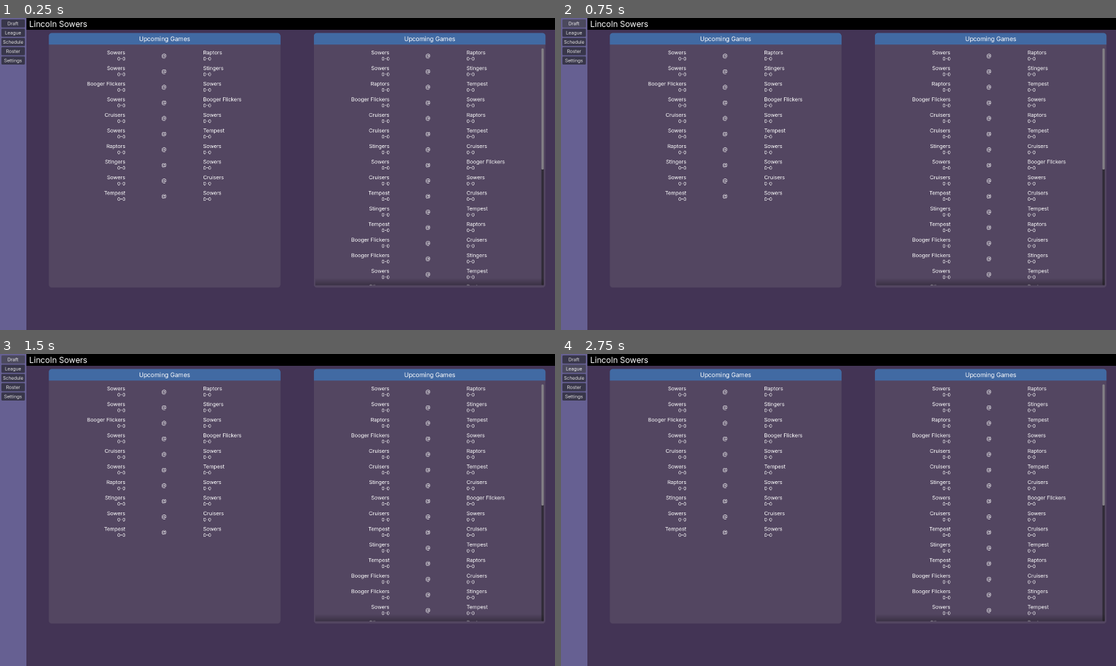
Above: before the commit, frames 1-4 (two rows, left to right).
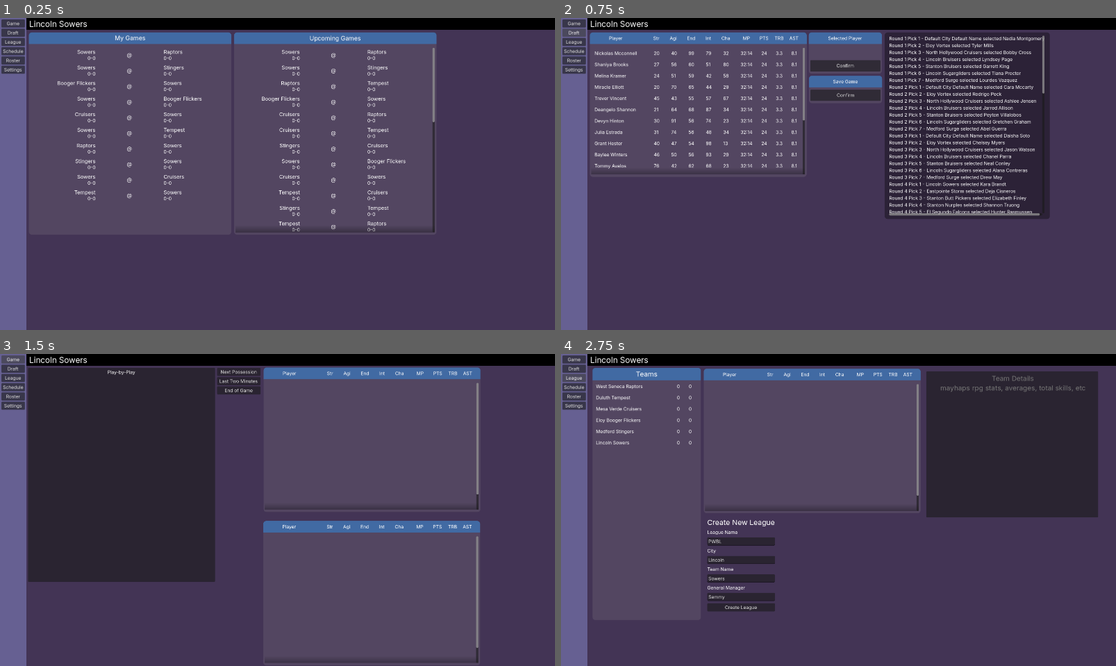
Above: after the commit, the same moments.

Repository: shookstra/BasketballManager
Game: Godot game, scene res://scenes/Main.tscn
Two runs of this game, one before a commit and one after it. Both use one fixed random seed, a clock stepped at 60 frames per second and the inputs below.
Inputs (mouse positions are in pixels of both pictures, inside the frame that each line leads up to):
- Up to frame 1 (0.25 s): no input
- Up to frame 2 (0.75 s): click "Draft" at 0.5 s
- Up to frame 3 (1.5 s): click (11, 360) at 1.25 s, where only the run after the commit has a clickable "Game"
- Up to frame 4 (2.75 s): click "League" at 2 s

The runs differ from the first frame. In frame 1, 6.4% of the frame differs, in the area x 0-99%, y 1-86%; in frame 2, 22%; in frame 3, 29%, in the area x 0-99%, y 1-99%; in frame 4, 20%.
Error before the commit: Invalid assignment of property or key 'visible' with value of type 'bool' on a base object of type 'null instance'. (res://scripts/main.gd:94)

Commit message:
Play games in your schedule
Initial implementation

Diff:
--- a/resources/game.gd
+++ b/resources/game.gd
@@ -20,14 +20,16 @@
 
 func start_possession():
 	shot_clock = 25
+	if possession_team == null:
+		possession_team = team_1 if 0 == randi_range(0,1) else team_2
+	if possession_player == null:
+		possession_player = possession_team.get_ball_handler()
+		emit_print_to_gui("### Player: " + possession_player.get_full_name())
 	emit_print_to_gui(str("Offensive Team: " + possession_team.name))
 	if time_remaining_in_seconds > 0:
 		possession_step()
 
 func possession_step():
-	if possession_player == null:
-		possession_player = possession_team.get_ball_handler()
-		emit_print_to_gui("### Player: " + possession_player.get_full_name())
 	var context = {
 		"shot_clock": shot_clock,
 		"defender_distance": randf_range(0.5, 4.0),
@@ -53,7 +55,8 @@
 			emit_print_to_gui("%s passes the ball to %s." % [possession_player.get_full_name(), target.get_full_name()])
 			handle_pass(target)
 			advance_clock(2)
-			emit_print_to_gui("### Player: %s" % possession_player.get_full_name())
+			if possession_player:
+				emit_print_to_gui("### Player: %s" % possession_player.get_full_name())
 		"reset":
 			shot_clock -= 4
 			advance_clock(2.0)
--- a/scenes/ExhibitionGame.tscn
+++ b/scenes/ExhibitionGame.tscn
@@ -21,6 +21,7 @@
 layout_mode = 1
 
 [node name="Background" type="Panel" parent="." unique_id=92282094]
+visible = false
 layout_mode = 1
 anchors_preset = 15
 anchor_right = 1.0
--- a/scenes/GameCard.tscn
+++ b/scenes/GameCard.tscn
@@ -1,6 +1,8 @@
 [gd_scene format=3 uid="uid://bgvrhxq7o5sc5"]
 
 [ext_resource type="Script" uid="uid://8g2fi0mwsyve" path="res://scripts/game_card.gd" id="1_e24nm"]
+
+[sub_resource type="StyleBoxEmpty" id="StyleBoxEmpty_e24nm"]
 
 [node name="GameCard" type="Control" unique_id=851437385]
 custom_minimum_size = Vector2(100, 50)
@@ -13,6 +15,7 @@
 grow_horizontal = 2
 grow_vertical = 2
 script = ExtResource("1_e24nm")
+metadata/_edit_lock_ = true
 
 [node name="HBoxContainer" type="HBoxContainer" parent="." unique_id=996770619]
 layout_mode = 1
@@ -72,3 +75,16 @@
 [node name="Team2RecordLabel" type="Label" parent="HBoxContainer/Team2Container" unique_id=361092292]
 layout_mode = 2
 text = "10-10"
+
+[node name="OpenGameButton" type="Button" parent="." unique_id=1396980764]
+layout_mode = 1
+anchors_preset = 15
+anchor_right = 1.0
+anchor_bottom = 1.0
+grow_horizontal = 2
+grow_vertical = 2
+mouse_default_cursor_shape = 2
+theme_override_styles/normal = SubResource("StyleBoxEmpty_e24nm")
+metadata/_edit_lock_ = true
+
+[connection signal="pressed" from="OpenGameButton" to="." method="_on_open_game_button_pressed"]
--- a/scenes/Main.tscn
+++ b/scenes/Main.tscn
@@ -8,6 +8,7 @@
 [ext_resource type="StyleBox" uid="uid://cuhgu0shw0h5f" path="res://styles/blue_style_box_flat.tres" id="6_400sg"]
 [ext_resource type="Script" uid="uid://cq8krumrm207n" path="res://scripts/draft_manager.gd" id="6_aug50"]
 [ext_resource type="PackedScene" uid="uid://cxxirbu37mvgv" path="res://scenes/roster_mode.tscn" id="7_400sg"]
+[ext_resource type="PackedScene" uid="uid://dbfmonlnvx87" path="res://scenes/ExhibitionGame.tscn" id="9_q8u5g"]
 
 [sub_resource type="StyleBoxFlat" id="StyleBoxFlat_400sg"]
 bg_color = Color(0.43529412, 0.40392157, 0.4627451, 0.3529412)
@@ -117,6 +118,11 @@
 offset_bottom = 640.0
 metadata/_edit_lock_ = true
 
+[node name="GameButton" type="Button" parent="Dashboard/VBoxContainer" unique_id=962130370]
+layout_mode = 2
+text = "Game
+"
+
 [node name="DraftButton" type="Button" parent="Dashboard/VBoxContainer" unique_id=1861095059]
 layout_mode = 2
 text = "Draft
@@ -610,16 +616,16 @@
 metadata/_edit_lock_ = true
 
 [node name="ScheduleContainer" type="Control" parent="." unique_id=1350941545]
-anchors_preset = 0
-offset_right = 40.0
-offset_bottom = 40.0
+layout_mode = 1
+anchors_preset = 0
+metadata/_edit_lock_ = true
 
 [node name="ScheduleMode" type="Control" parent="ScheduleContainer" unique_id=1071183083]
 anchors_preset = 0
-offset_left = 1086.0
-offset_top = 52.0
-offset_right = 1887.0
-offset_bottom = 933.0
+offset_left = 810.0
+offset_top = 50.0
+offset_right = 1510.0
+offset_bottom = 750.0
 
 [node name="AvailablePlayers" type="Panel" parent="ScheduleContainer/ScheduleMode" unique_id=405836129]
 layout_mode = 1
@@ -643,9 +649,11 @@
 metadata/_edit_lock_ = true
 
 [node name="Team1Label" type="Label" parent="ScheduleContainer/ScheduleMode/AvailablePlayers/Panel" unique_id=1014471188]
-layout_mode = 0
-offset_right = 801.0
+layout_mode = 1
+anchors_preset = 10
+anchor_right = 1.0
 offset_bottom = 41.0
+grow_horizontal = 2
 size_flags_horizontal = 3
 theme_override_font_sizes/font_size = 21
 text = "Upcoming Games"
@@ -677,10 +685,10 @@
 
 [node name="MyScheduleMode" type="Control" parent="ScheduleContainer" unique_id=1252734006]
 anchors_preset = 0
-offset_left = 169.0
-offset_top = 52.0
-offset_right = 970.0
-offset_bottom = 933.0
+offset_left = 100.0
+offset_top = 50.0
+offset_right = 800.0
+offset_bottom = 750.0
 
 [node name="AvailablePlayers" type="Panel" parent="ScheduleContainer/MyScheduleMode" unique_id=39962275]
 layout_mode = 1
@@ -704,12 +712,14 @@
 metadata/_edit_lock_ = true
 
 [node name="Team1Label" type="Label" parent="ScheduleContainer/MyScheduleMode/AvailablePlayers/Panel" unique_id=1451652343]
-layout_mode = 0
-offset_right = 801.0
-offset_bottom = 41.0
+layout_mode = 1
+anchors_preset = 10
+anchor_right = 1.0
+offset_bottom = 40.0
+grow_horizontal = 2
 size_flags_horizontal = 3
 theme_override_font_sizes/font_size = 21
-text = "Upcoming Games"
+text = "My Games"
 horizontal_alignment = 1
 vertical_alignment = 1
 metadata/_edit_lock_ = true
@@ -736,6 +746,20 @@
 theme_override_constants/separation = 4
 metadata/_edit_lock_ = true
 
+[node name="GameMode" type="Control" parent="." unique_id=468853380]
+visible = false
+anchors_preset = 0
+offset_right = 40.0
+offset_bottom = 40.0
+
+[node name="ExhibitionGame" parent="GameMode" unique_id=1118144736 instance=ExtResource("9_q8u5g")]
+layout_mode = 1
+offset_left = 83.0
+offset_top = 32.0
+offset_right = 1634.0
+offset_bottom = 1005.0
+
+[connection signal="pressed" from="Dashboard/VBoxContainer/GameButton" to="." method="_on_game_button_pressed"]
 [connection signal="pressed" from="Dashboard/VBoxContainer/DraftButton" to="." method="_on_draft_button_pressed"]
 [connection signal="pressed" from="Dashboard/VBoxContainer/LeagueButton" to="." method="_on_league_button_pressed"]
 [connection signal="pressed" from="Dashboard/VBoxContainer/ScheduleButton" to="." method="_on_schedule_button_pressed"]
--- a/scripts/exhibition_game.gd
+++ b/scripts/exhibition_game.gd
@@ -4,45 +4,42 @@
 # --- Game State ---
 # ------------------
 
-@onready var team_generator = $TeamGenerator
-@onready var player_list_1 = $RosterModeTeam1
-@onready var player_list_2 = $RosterModeTeam2
+@export var game: Game
 
 const player_card = preload("res://scenes/PlayerCard.tscn")
 
-var game: Game
-
-func _ready() -> void:
-	start_game()
+#func _ready() -> void:
+	#start_game()
 
 func start_game():
 	# used to get a different seed every time
 	randomize()
-	game = Game.new()
-	## TODO Replace with actual teams passed into this
-	game.team_1 = team_generator.generate_roster()
-	game.team_1.players = team_generator.generate_players(13)
-	game.team_2 = team_generator.generate_roster()
-	game.team_2.players = team_generator.generate_players(13)
 	set_team_rosters()
-	##
-	print("--------------------------------------")
-	print("--- Get ready for some basketball! ---")
-	print("--------------------------------------")
 	game.connect("print_to_gui", _handle_print_to_gui)
 	game.possession_team = game.team_1 if randi_range(0,1) == 0 else game.team_2
 
 func set_team_rosters():
 	for player: Player in game.team_1.players:
-		var new_card = player_card.instantiate()
-		new_card.player = player
-		new_card.get_node("HBoxContainer/NameLabel").text = player.first_name + " " + player.last_name
-		new_card.get_node("HBoxContainer/StrengthLabel").text = str(player.strength)
-		new_card.get_node("HBoxContainer/AgilityLabel").text = str(player.agility)
-		new_card.get_node("HBoxContainer/EnduranceLabel").text = str(player.endurance)
-		new_card.get_node("HBoxContainer/IntelligenceLabel").text = str(player.intelligence)
-		new_card.get_node("HBoxContainer/CharismaLabel").text = str(player.charisma)
-		player_list_1.add_child(new_card)
+		create_player_card(player, 1)
+	for player: Player in game.team_2.players:
+		create_player_card(player, 2)
+	#await game.start_possession()
+	_handle_print_to_gui("") # Add a blank line between plays for readability
+
+func create_player_card(player, team1_or_team2):
+	var new_card = player_card.instantiate()
+	new_card.player = player
+	new_card.get_node("HBoxContainer/NameLabel").text = player.first_name + " " + player.last_name
+	new_card.get_node("HBoxContainer/StrengthLabel").text = str(player.strength)
+	new_card.get_node("HBoxContainer/AgilityLabel").text = str(player.agility)
+	new_card.get_node("HBoxContainer/EnduranceLabel").text = str(player.endurance)
+	new_card.get_node("HBoxContainer/IntelligenceLabel").text = str(player.intelligence)
+	new_card.get_node("HBoxContainer/CharismaLabel").text = str(player.charisma)
+	new_card.name_label = player.first_name
+	if team1_or_team2 == 1:
+		$RosterModeTeam1/PlayerList/ScrollContainer/VBoxContainer.add_child(new_card)
+	elif team1_or_team2 == 2:
+		$RosterModeTeam2/PlayerList/ScrollContainer/VBoxContainer.add_child(new_card)
 
 func _handle_print_to_gui(text):
 	var new_label := Label.new()
--- a/scripts/game_card.gd
+++ b/scripts/game_card.gd
@@ -1,8 +1,11 @@
 extends Control
 class_name GameCard
 
+signal set_game(game: Game)
+
 @export var team_1: Team
 @export var team_2: Team
+@export var game: Game = Game.new()
 
 @onready var team1_name_label = $HBoxContainer/Team1Container/Team1Label
 @onready var team1_record_label = $HBoxContainer/Team1Container/Team1RecordLabel
@@ -15,3 +18,9 @@
 
 	team2_name_label.text = team_2.name
 	team2_record_label.text = str(team_2.wins) + "-" + str(team_2.losses)
+	game.team_1 = team_1
+	game.team_2 = team_2
+
+
+func _on_open_game_button_pressed() -> void:
+	emit_signal("set_game", game)
--- a/scripts/main.gd
+++ b/scripts/main.gd
@@ -27,18 +27,14 @@
 	if (Data._save.league.teams.size() < Data._save.number_of_teams):
 		while (Data._save.league.teams.size() < Data._save.number_of_teams):
 			var new_team = team_generator.generate_roster()
+			for team in Data._save.league.teams:
+				while team.name == new_team.name:
+					new_team = team_generator.generate_roster()
 			Data._save.league.teams.append(new_team)
 	if (Data._save.league.schedule == null):
 		Data._save.league.schedule = team_generator.generate_schedule()
-	else:
-		for game: Game in Data._save.league.schedule.games:
-			var new_card: GameCard = game_card.instantiate()
-			new_card.team_1 = game.team_1
-			new_card.team_2 = game.team_2
-			schedule_mode.add_child(new_card)
-			if Data._save.player_team == game.team_1 || Data._save.player_team == game.team_2:
-				var duplicate_card = new_card.duplicate()
-				my_schedule_mode.add_child(duplicate_card)
+	populate_schedule_elements()
+
 			#print(game.team_1.name + " VS. " + game.team_2.name)
 	$Dashboard/SidebarColorRect2/TeamNameLabel.text = Data._save.player_team.city + " " + Data._save.player_team.name
 
@@ -50,6 +46,18 @@
 
 	#var test = db.query_players()
 	#print(test)
+
+func populate_schedule_elements():
+	for game: Game in Data._save.league.schedule.games:
+			var new_card: GameCard = game_card.instantiate()
+			new_card.connect("set_game", set_game)
+			new_card.team_1 = game.team_1
+			new_card.team_2 = game.team_2
+			schedule_mode.add_child(new_card)
+			if Data._save.player_team == game.team_1 || Data._save.player_team == game.team_2:
+				var duplicate_card = new_card.duplicate()
+				duplicate_card.connect("set_game", set_game)
+				my_schedule_mode.add_child(duplicate_card)
 
 func set_available_players_list():
 	var container = $DraftMode/AvailablePlayers/ScrollContainer/VBoxContainer
@@ -91,7 +99,8 @@
 func set_active_mode(node: Node) -> void:
 	$DraftMode.visible = false
 	$NewLeagueMode.visible = false
-	$ScheduleMode.visible = false
+	$ScheduleContainer.visible = false
+	$GameMode.visible = false
 	node.visible = true
 
 # show available players
@@ -172,4 +181,13 @@
 	Data._save_game()
 
 func _on_schedule_button_pressed() -> void:
-	set_active_mode($ScheduleMode)
+	set_active_mode($ScheduleContainer)
+
+func _on_game_button_pressed() -> void:
+	set_active_mode($GameMode)
+
+func set_game(game: Game) -> void:
+	$GameMode/ExhibitionGame.game = game
+	$GameMode/ExhibitionGame.set_team_rosters()
+	$GameMode/ExhibitionGame.start_game()
+	set_active_mode($GameMode)
